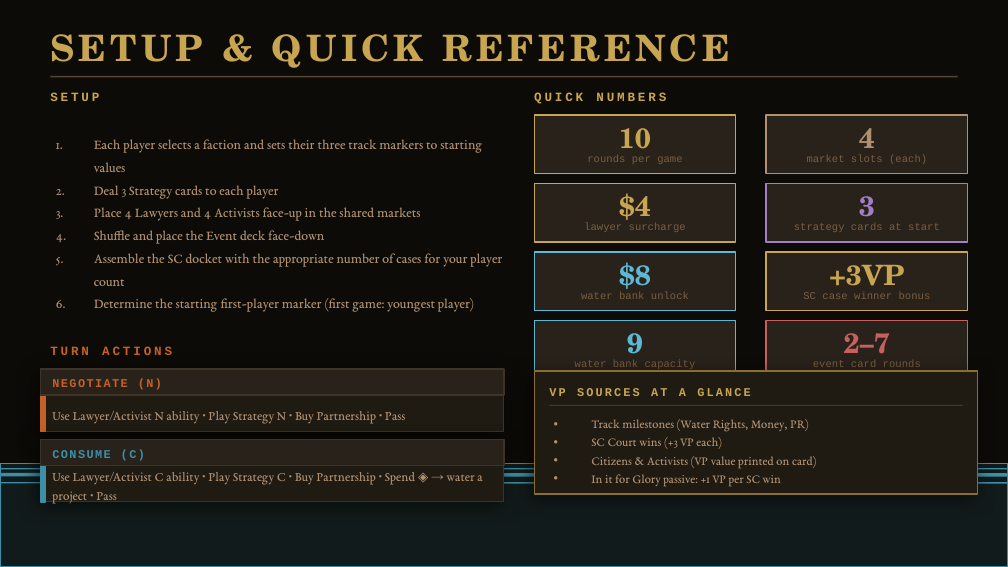
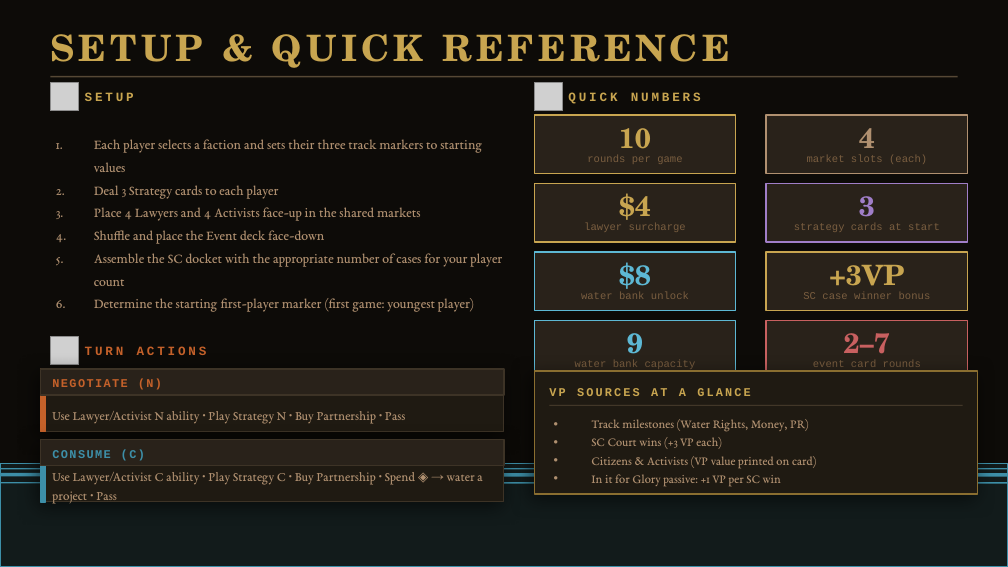
Before and after one commit to ProfessorZoltan/Colorado_River_Online, a slide deck: slide 10 of law_of_the_river_rulebook.pptx. Drawn at 1008x567 pixels with LibreOffice and Linux fonts; fonts in the diff are those of the drawing; grey boxes stand for pictures. Boxes give left, top, right and bottom in pixels: in the first picture for what was removed or moved away, otherwise in the second. Text is boxed around its words. In the diff, an @@ line names an element or a change of style, - is before the commit and + after.

```diff
--- a/law_of_the_river_rulebook.pptx
+++ b/law_of_the_river_rulebook.pptx
@@ picture added at (50,83,79,111) @@
@@ text "SETUP": place and size @@
-text "SETUP" at (50,92,99,101)
+text "SETUP" at (85,92,134,101)
@@ picture added at (534,83,562,111) @@
@@ text "QUICK NUMBERS": place and size @@
-text "QUICK NUMBERS" at (534,92,666,104)
+text "QUICK NUMBERS" at (568,92,701,104)
@@ picture added at (50,337,79,365) @@
@@ text "TURN ACTIONS": place and size @@
-text "TURN ACTIONS" at (50,346,172,355)
+text "TURN ACTIONS" at (85,346,207,355)
```
Also in this commit, not shown: 3 other slides changed.
